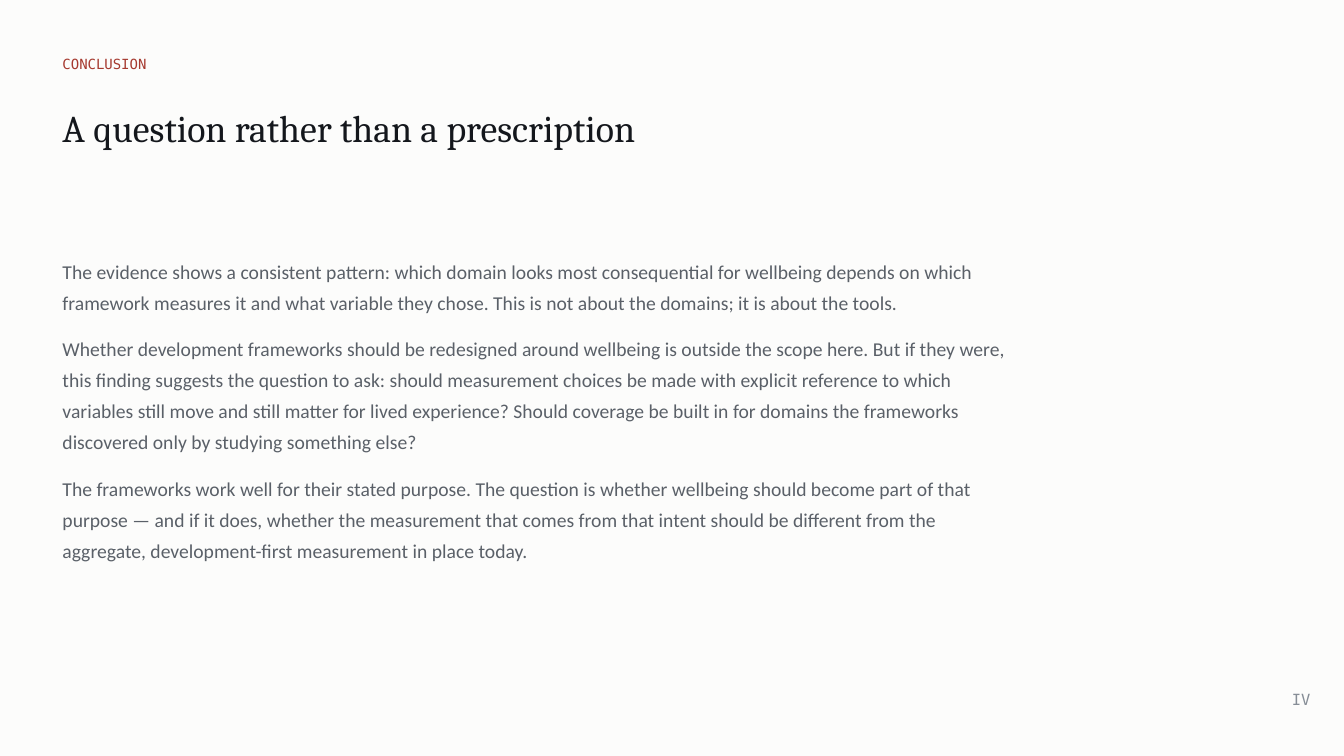
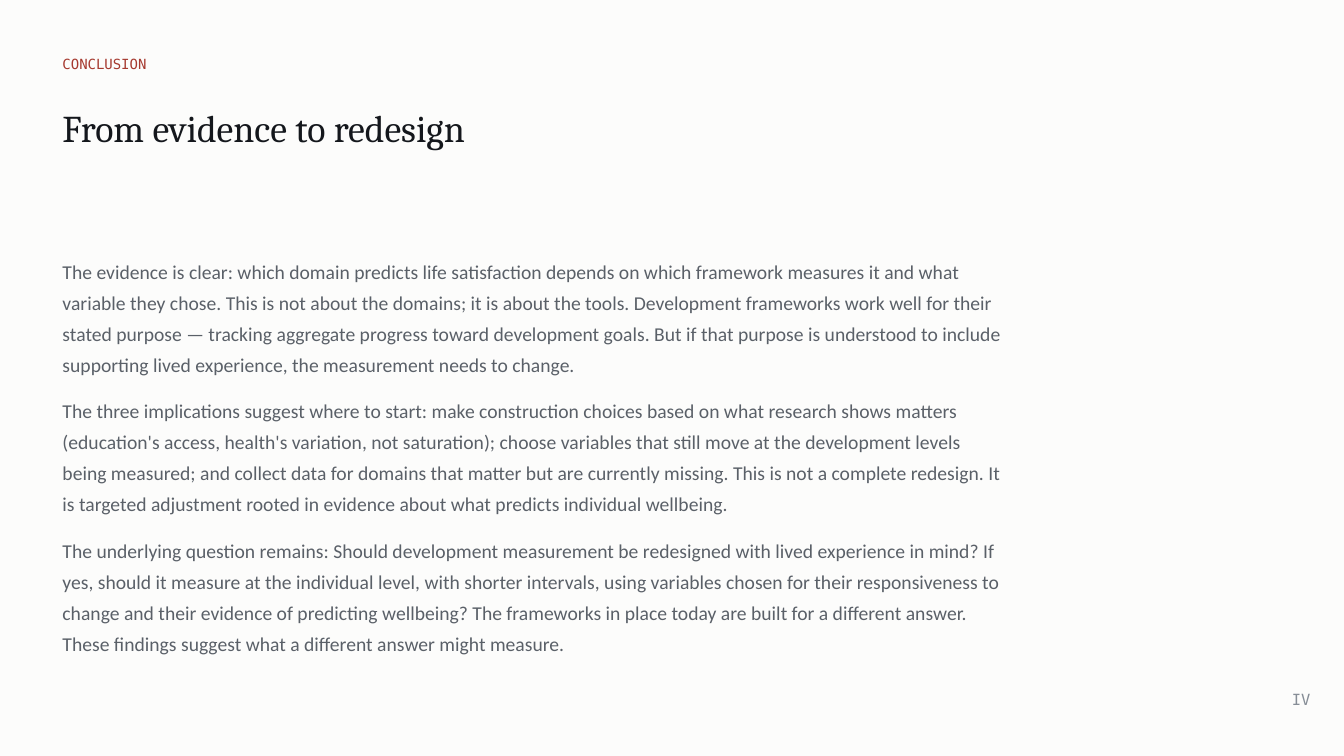
Before and after one commit to cwejnert/HDI-Happiness, a slide deck: slide 23 of deck/Measured_Where_It_Varies.pptx. Drawn at 1344x756 pixels with LibreOffice and Linux fonts; fonts in the diff are those of the drawing. Boxes give left, top, right and bottom in pixels: in the first picture for what was removed or moved away, otherwise in the second. Text is boxed around its words. In the diff, an @@ line names an element or a change of style, - is before the commit and + after.

```diff
--- a/deck/Measured_Where_It_Varies.pptx
+++ b/deck/Measured_Where_It_Varies.pptx
@@ text at (62, 115, 465, 150): text changed @@
-A question rather than a prescription
+From evidence to redesign
@@ text at (62, 265, 1000, 655): text changed @@
-The evidence shows a consistent pattern: which domain looks most consequential for wellbeing depends on which framework measures it and what variable they chose. This is not about the domains; it is about the tools.
-Whether development frameworks should be redesigned around wellbeing is outside the scope here. But if they were, this finding suggests the question to ask: should measurement choices be made with explicit reference to which variables still move and still matter for lived experience? Should coverage be built in for domains the frameworks discovered only by studying something else?
-The frameworks work well for their stated purpose. The question is whether wellbeing should become part of that purpose — and if it does, whether the measurement that comes from that intent should be different from the aggregate, development-first measurement in place today.
+The evidence is clear: which domain predicts life satisfaction depends on which framework measures it and what variable they chose. This is not about the domains; it is about the tools. Development frameworks work well for their stated purpose — tracking aggregate progress toward development goals. But if that purpose is understood to include supporting lived experience, the measurement needs to change.
+The three implications suggest where to start: make construction choices based on what research shows matters (education's access, health's variation, not saturation); choose variables that still move at the development levels being measured; and collect data for domains that matter but are currently missing. This is not a complete redesign. It is targeted adjustment rooted in evidence about what predicts individual wellbeing.
+The underlying question remains: Should development measurement be redesigned with lived experience in mind? If yes, should it measure at the individual level, with shorter intervals, using variables chosen for their responsiveness to change and their evidence of predicting wellbeing? The frameworks in place today are built for a different answer. These findings suggest what a different answer might measure.
```
Also in this commit, not shown: 4 other slides changed, 1 other file.
